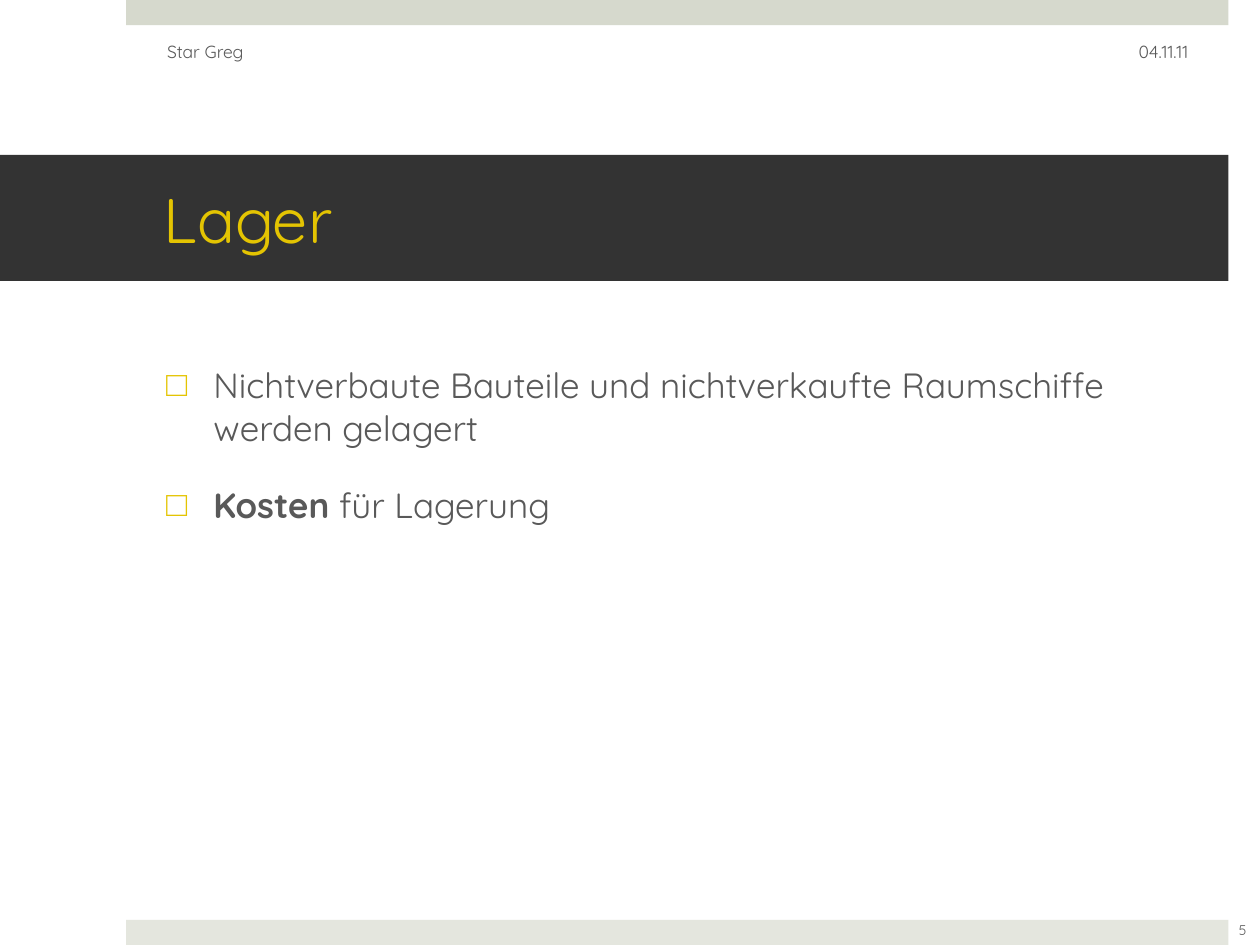
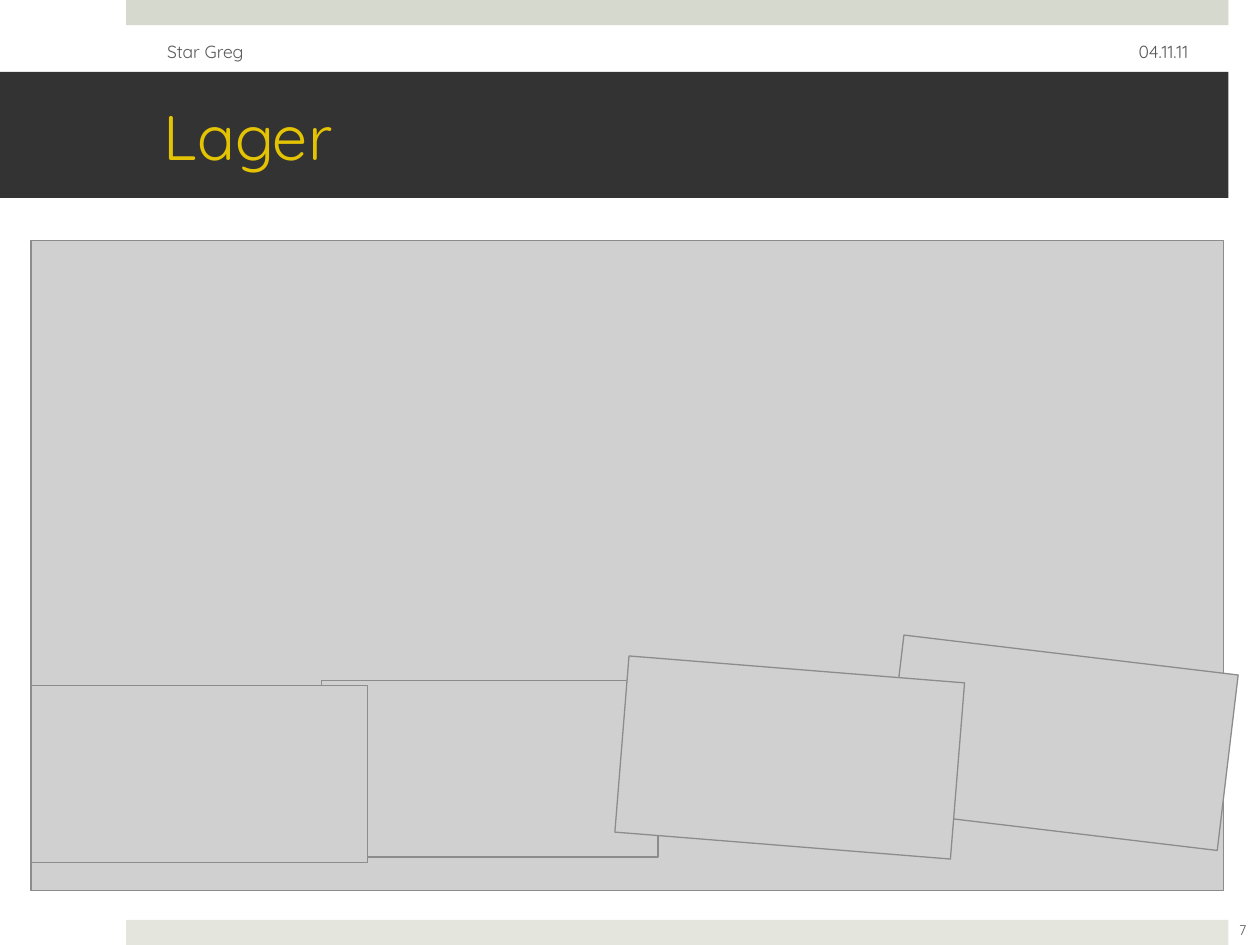
Before and after one commit to ftes/stargreg, a slide deck: slide 7 of 70 Praesentation/20 StarGreg Jan.pptx (slide 5 before the commit). Drawn at 1260x945 pixels with LibreOffice and Linux fonts; fonts in the diff are those of the drawing; grey boxes stand for pictures. Boxes give left, top, right and bottom in pixels: in the first picture for what was removed or moved away, otherwise in the second. Text is boxed around its words. In the diff, an @@ line names an element or a change of style, - is before the commit and + after.

```diff
--- a/70 Praesentation/20 StarGreg Jan.pptx
+++ b/70 Praesentation/20 StarGreg Jan.pptx
@@ title "Lager": place and size @@
-title "Lager" at [0, 155, 1228, 281]
+title "Lager" at [0, 72, 1228, 198]
@@ picture added at [32, 241, 1223, 891] @@
@@ text removed at [213, 372, 1104, 525] @@
-□ Nichtverbaute Bauteile und nichtverkaufte Raumschiffe werden gelagert
-□ Kosten für Lagerung
@@ picture added at [615, 656, 964, 859] @@
@@ picture added at [883, 635, 1238, 850] @@
@@ picture added at [32, 685, 368, 862] @@
@@ picture added at [321, 680, 658, 857] @@
@@ page number at [1239, 925, 1246, 935]: text changed @@
-5
+7
```
Also in this commit, not shown: 3 other slides changed, 4 slides added.
